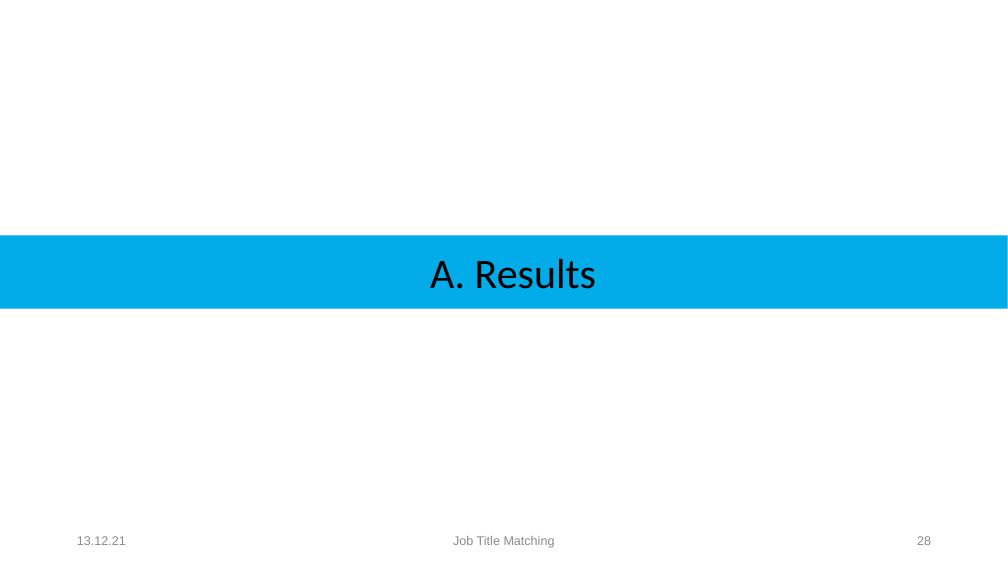
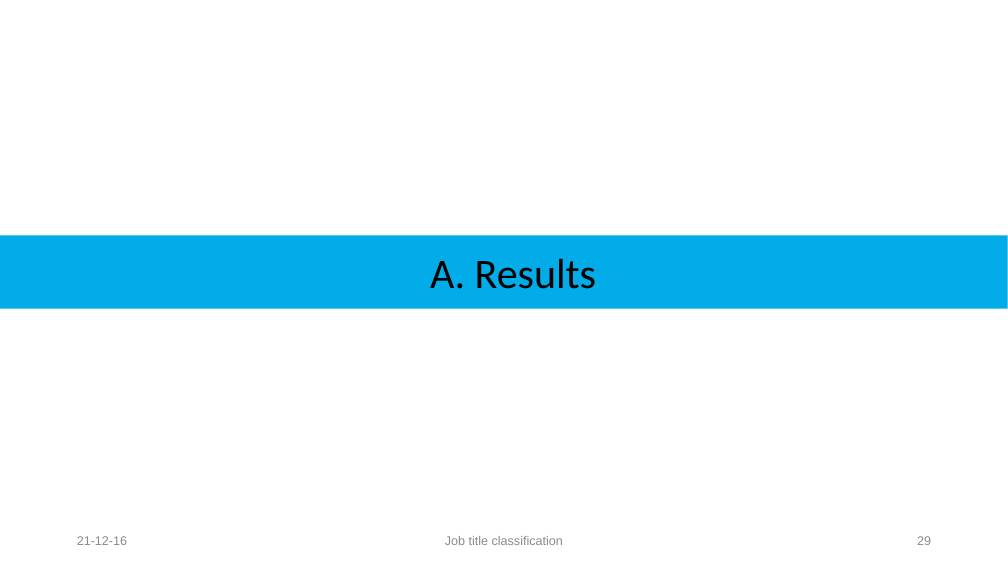
Before and after one commit to Rahkakavee/job-title-matching, a slide deck: slide 29 of presentation/Kolloquium.pptx (slide 28 before the commit). Drawn at 1008x567 pixels with LibreOffice and Linux fonts; fonts in the diff are those of the drawing. Boxes give left, top, right and bottom in pixels: in the first picture for what was removed or moved away, otherwise in the second. Text is boxed around its words. In the diff, an @@ line names an element or a change of style, - is before the commit and + after.

```diff
--- a/presentation/Kolloquium.pptx
+++ b/presentation/Kolloquium.pptx
@@ text at <box>77,536,127,545</box>: text changed @@
-13.12.21
+21-12-16
@@ text at <box>445,536,563,545</box>: text changed @@
-Job Title Matching
+Job title classification
```
Also in this commit, not shown: 32 other slides changed, 4 slides added, 4 other files.
